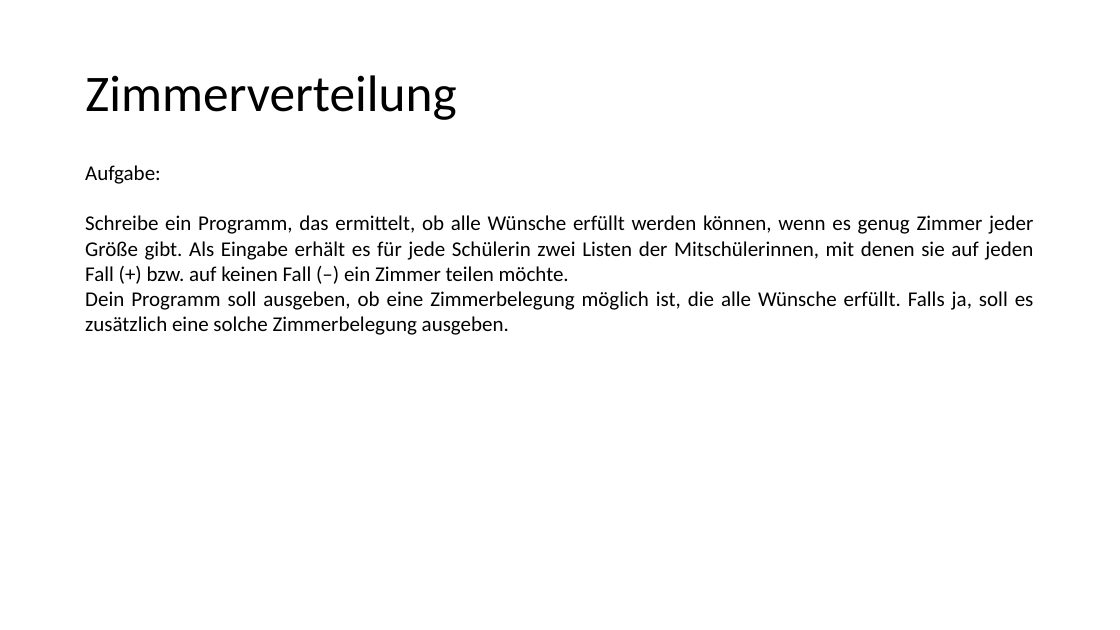
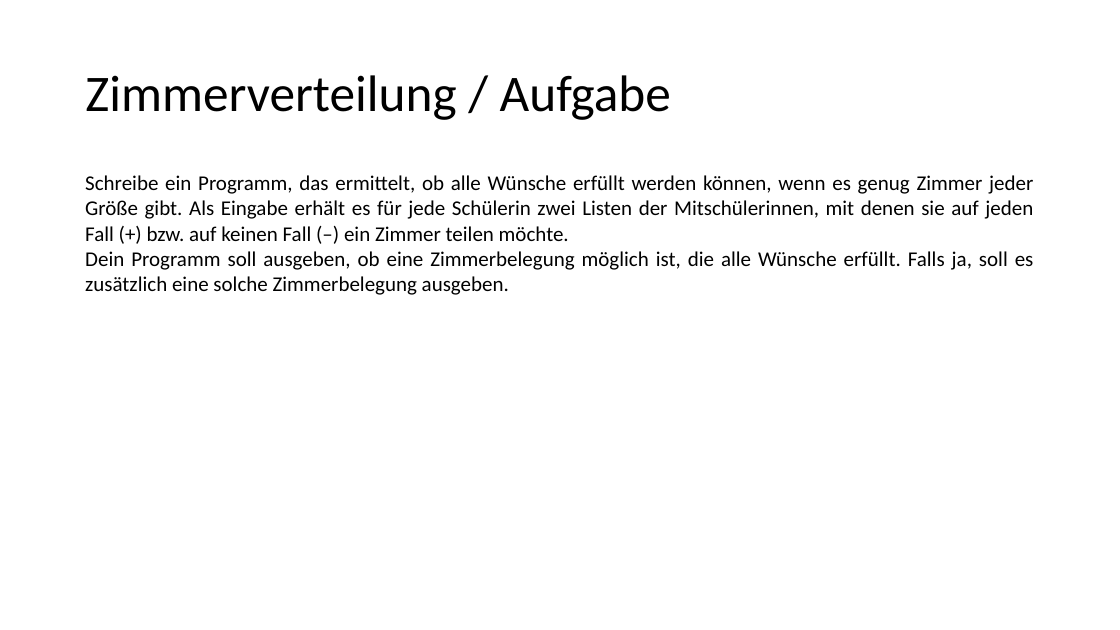
Before and after one commit to antonbaumann/wg, a slide deck: slide 2 of Abschlusspräsentation.pptx (slide 3 before the commit). Drawn at 1120x630 pixels with LibreOffice and Linux fonts; fonts in the diff are those of the drawing. Boxes give left, top, right and bottom in pixels: in the first picture for what was removed or moved away, otherwise in the second. Text is boxed around its words. In the diff, an @@ line names an element or a change of style, - is before the commit and + after.

```diff
--- a/Abschlusspräsentation.pptx
+++ b/Abschlusspräsentation.pptx
@@ title at (85,75,671,120): text changed @@
-Zimmerverteilung
+Zimmerverteilung / Aufgabe
@@ text "Schreibe ein Programm, das ermittelt, ...": place and size @@
-text "Schreibe ein Programm, das ermittelt, ..." at (85,165,1034,335)
+text "Schreibe ein Programm, das ermittelt, ..." at (85,175,1034,295)
@@ text at (85,165,161,184): paragraph removed @@
-Aufgabe:
```
Also in this commit, not shown: 16 other slides changed, 12 slides added, 1 slide removed, 2 other files.
